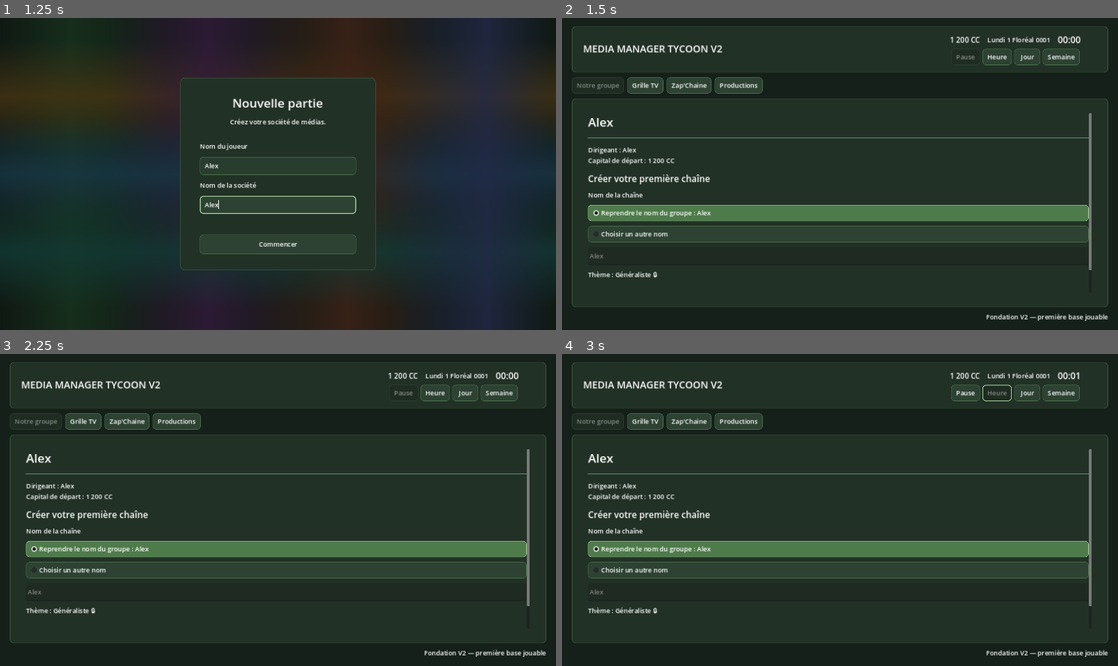
Above: before the commit, frames 1-4 (two rows, left to right).
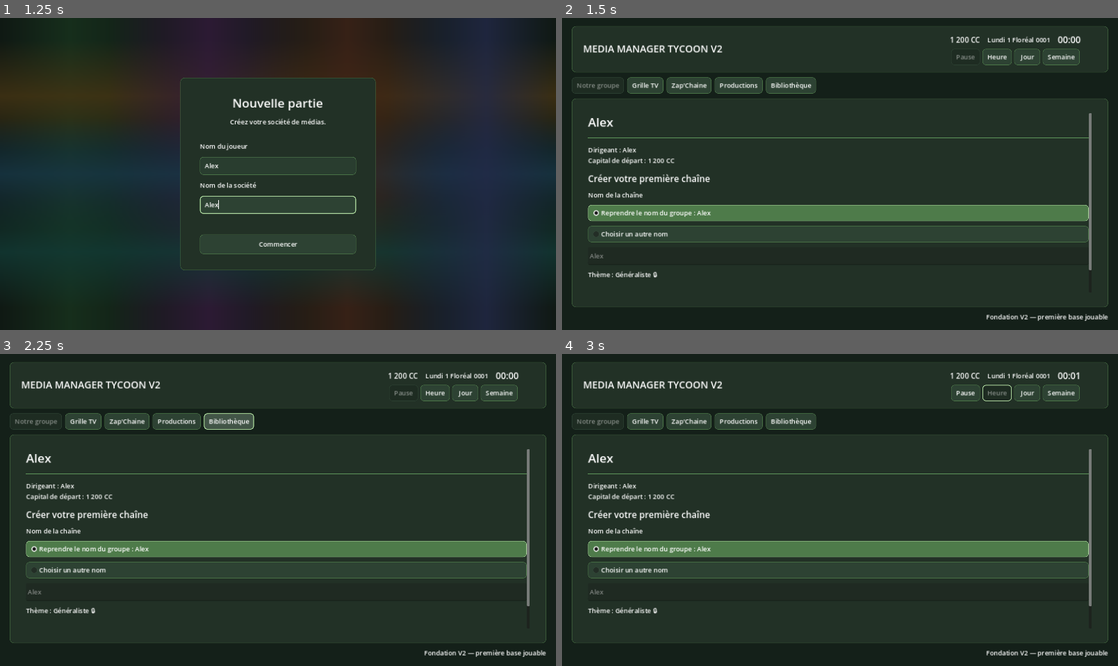
Above: after the commit, the same moments.

Repository: Adrienco69/MediaManagerTycoon_V2
Game: Godot game, scene res://scenes/main.tscn
The game is run twice, just before and just after one commit, with the same random seed, the same clock (stepped at 60 frames per second) and the same inputs.
Inputs (mouse positions are in pixels of both pictures, inside the frame that each line leads up to):
- Up to frame 1 (1.25 s): click (278, 164) at 0.52 s; type "Alex" at 0.6 s; click (278, 205) at 0.75 s; type "Alex" at 0.83 s
- Up to frame 2 (1.5 s): click "Commencer" at 1.25 s
- Up to frame 3 (2.25 s): click (227, 422) at 2 s, where only the run after the commit has a clickable "Bibliothèque"
- Up to frame 4 (3 s): click "Heure" at 2.75 s

Frame 1 is identical in both runs. In frame 2, 0.5% of the frame differs, in the area x 36-46%, y 18-25%; in frame 3, 0.5%; in frame 4, 0.5%.

Commit message:
Ajoute le bouton Bibliothèque dans la navigation

Diff:
--- a/scenes/main.tscn
+++ b/scenes/main.tscn
@@ -166,6 +166,11 @@
 layout_mode = 2
 text = "Productions"
 
+[node name="LibraryButton" type="Button" parent="GameUI/RootVBox/Nav"]
+unique_name_in_owner = true
+layout_mode = 2
+text = "Bibliothèque"
+
 [node name="MainPanel" type="PanelContainer" parent="GameUI/RootVBox"]
 layout_mode = 2
 size_flags_vertical = 3
